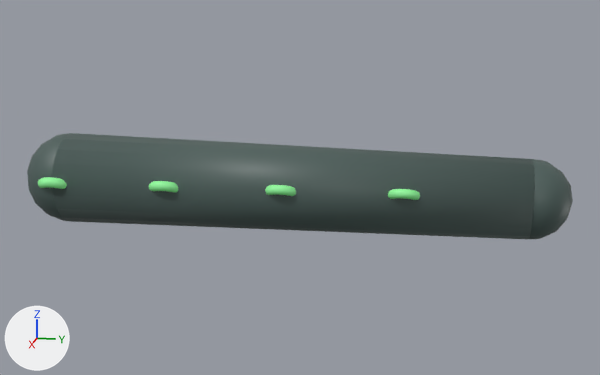
One commit to the glTF model godot/assets/models/creatures/kraken/seg7.glb: the scene before it, then after it.
Before and after are seen from a 50 mm lens placed at (1.444, 0.733, 0.362), pointed at (0.0, 0.444, 0.001). Every picture has the same lights, and +X, +Y and +Z are marked at lower left. The first picture is the older version. Vertices at exactly the same position are counted once.

In view in the first picture: 'sucker', 'tentacle'.
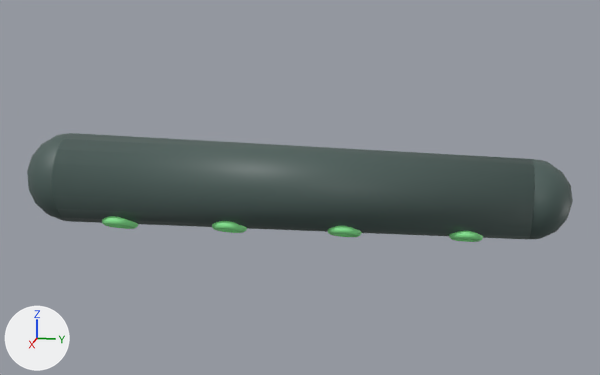
Location of each change, (x1, y1, x2, y2) in pixels of the pictures (600 x 375 px):
'sucker', moved
    before: (38, 177, 420, 200)
    after: (102, 216, 483, 242)

The edits, one by one:
me_sucker is used by ob_sucker; location (0.0, 0.0, 0.0).
me_sucker had 2560 vertices, 5120 faces and spanned x -0.032..0.098, y -0.035..0.667, z -0.02..0.027.
me_sucker now has 2560 vertices, 5120 faces and spans x -0.065..0.065, y 0.072..0.774, z -0.094..-0.047.
me_sucker part 1: the whole mesh is moved by (-0.033, 0.106, -0.074).
